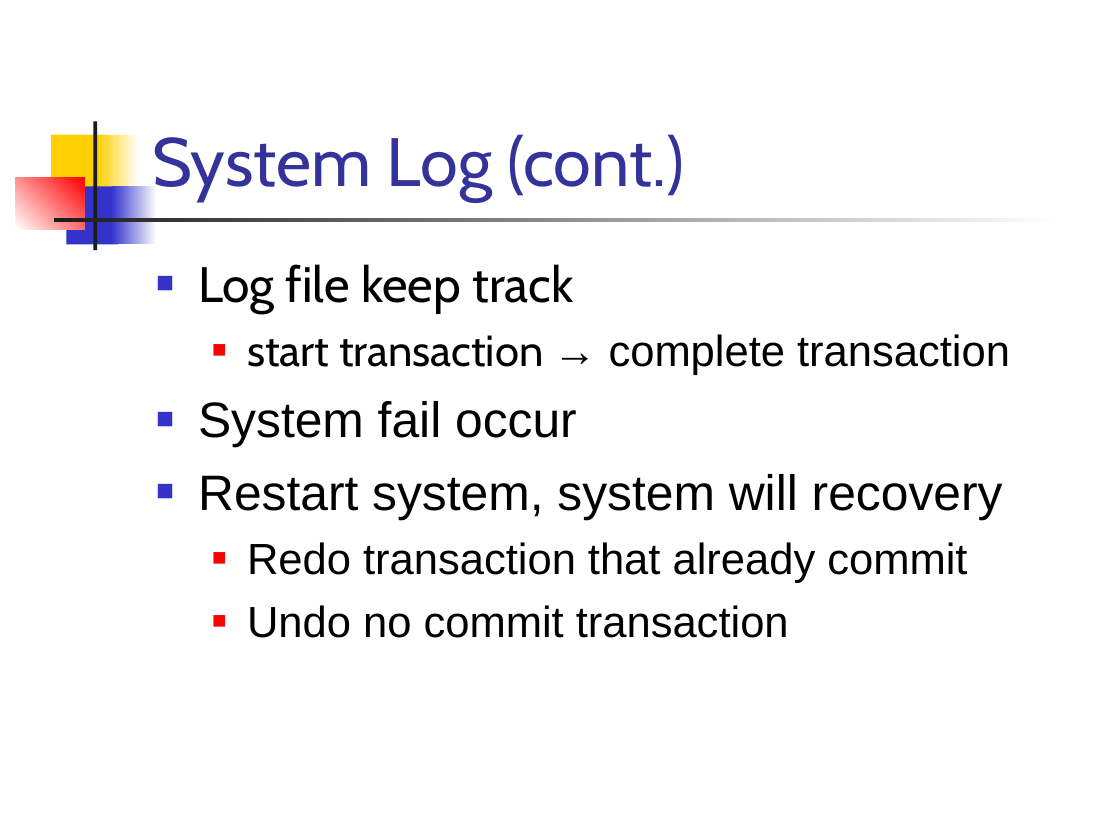
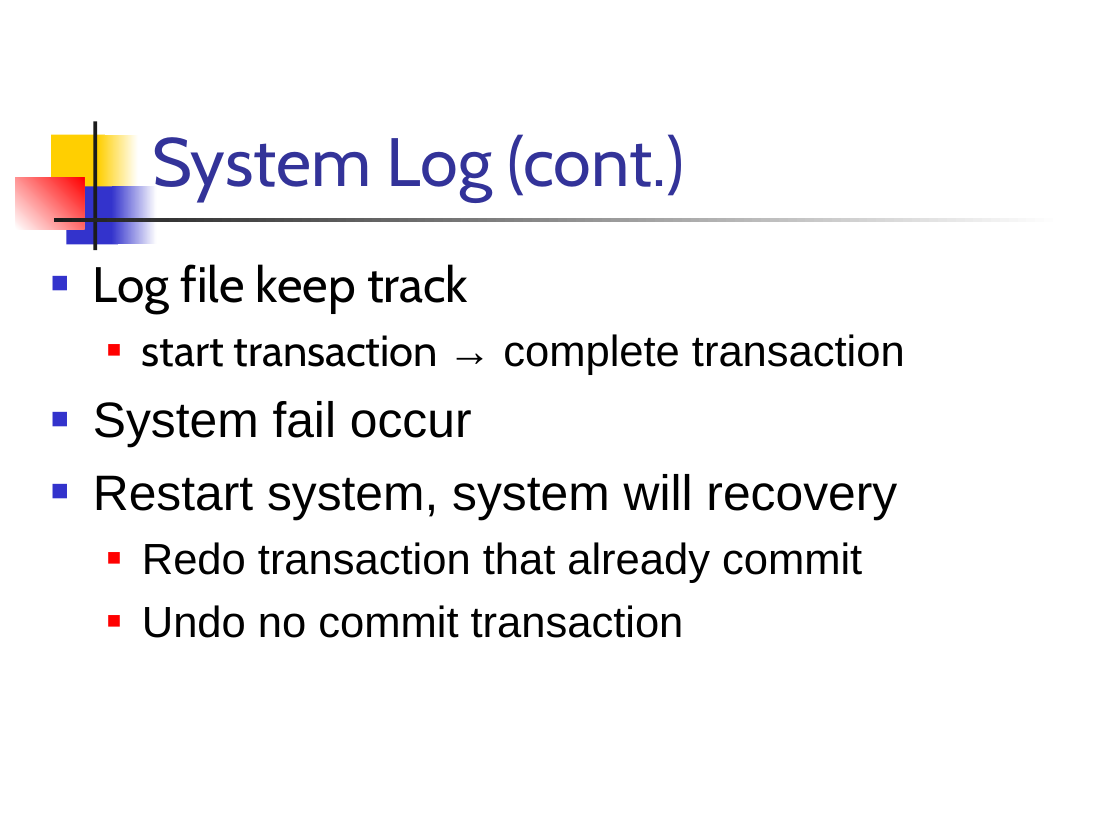
Before and after one commit to PrashanthSingaravelan/Fall-Semester-2020-2021, a slide deck: slide 21 of CSI1001 Principles of DataBase Systems/Ramanathan/Transaction/transaction.ppt. Drawn at 1120x840 pixels with LibreOffice and Linux fonts; fonts in the diff are those of the drawing. Boxes give left, top, right and bottom in pixels: in the first picture for what was removed or moved away, otherwise in the second. Text is boxed around its words. In the diff, an @@ line names an element or a change of style, - is before the commit and + after.

```diff
--- a/CSI1001 Principles of DataBase Systems/Ramanathan/Transaction/transaction.ppt
+++ b/CSI1001 Principles of DataBase Systems/Ramanathan/Transaction/transaction.ppt
@@ text "Log file keep track": place and size @@
-text "Log file keep track" at (198, 264, 1010, 638)
+text "Log file keep track" at (93, 264, 905, 638)
```
Also in this commit, not shown: 1 other slide changed, 16 other files.
